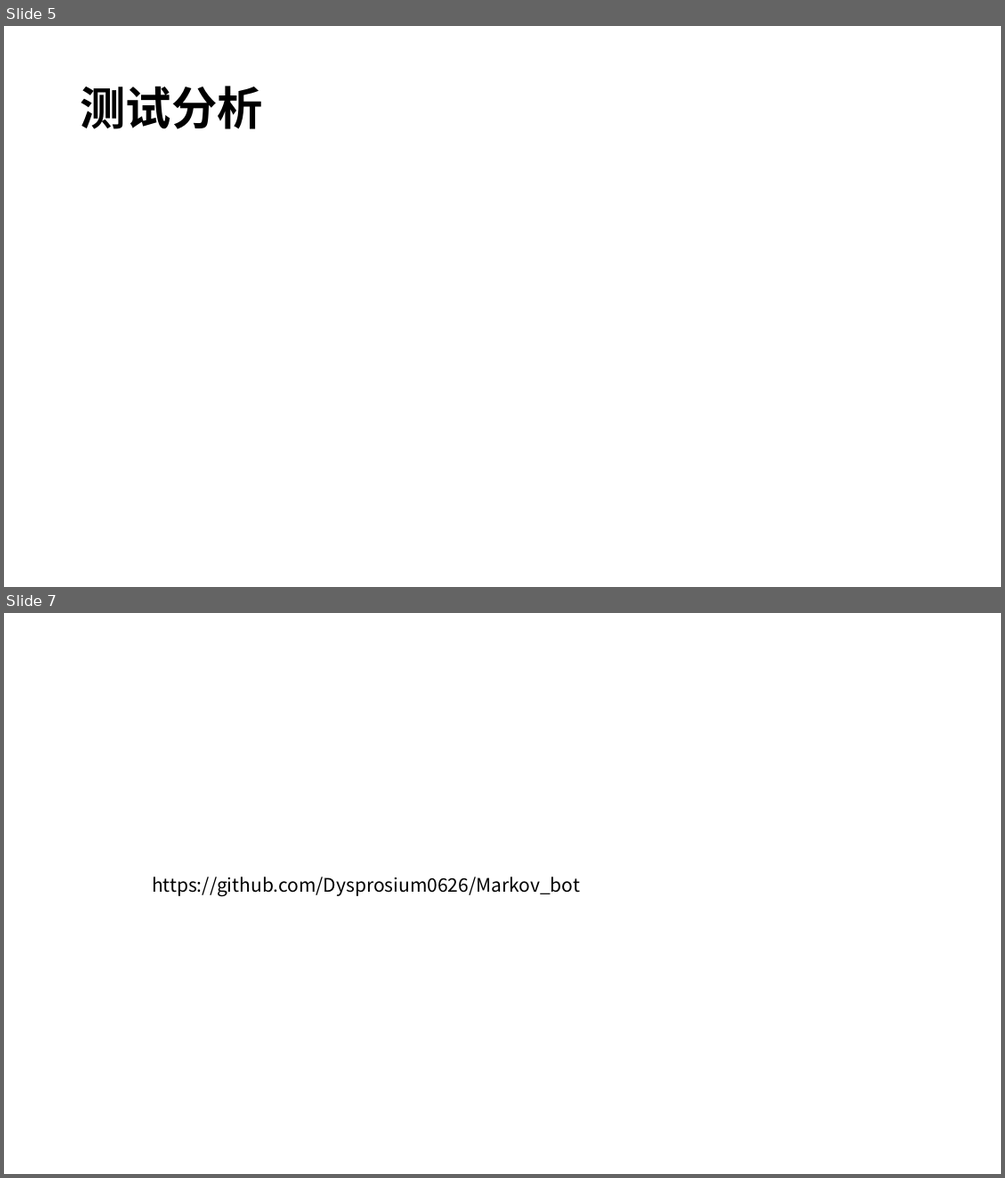
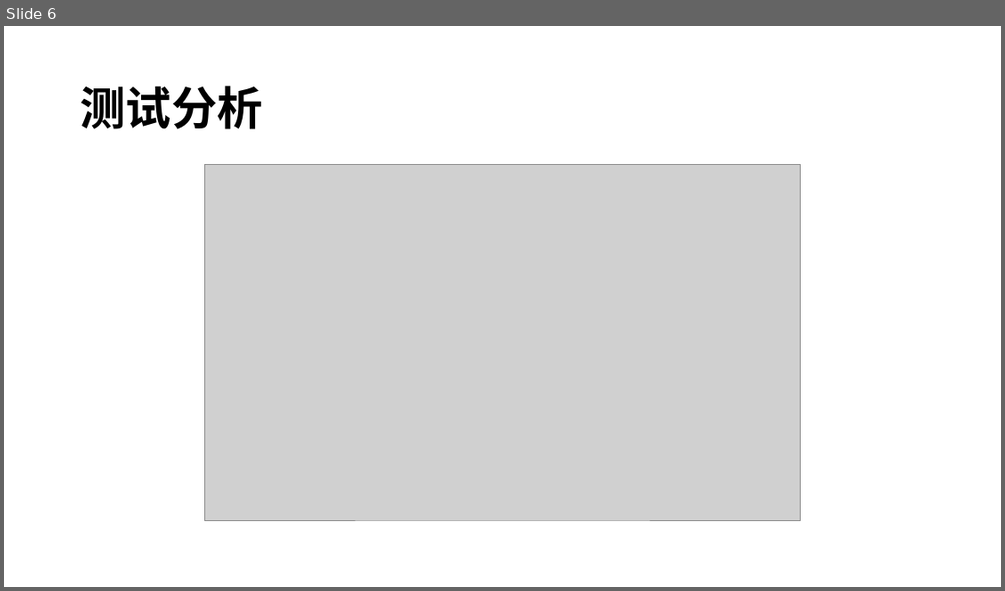
Before and after one commit to Dysprosium0626/Markov_bot, a slide deck: pre.pptx. Shown one above the other, each under a label of ours: slides 5 and 7 before the commit, slide 6 after it; the slides between them are not shown. The pictures are 1005x1178 and 1005x591 pixels, drawn with LibreOffice and Linux fonts; fonts in the diff are those of the drawing; grey boxes stand for pictures. Boxes give left, top, right and bottom in pixels: in the first picture for what was removed or moved away, otherwise in the second. Text is boxed around its words. In the diff, an @@ line names an element or a change of style, - is before the commit and + after.

```diff
--- a/pre.pptx
+++ b/pre.pptx
@@ slide 7 removed at (4, 613, 1001, 1174), background #FFFFFF @@
@@ text removed at (152, 876, 580, 896) @@
-https://github.com/Dysprosium0626/Markov_bot
@@ what was slide 5 is now slide 6 @@
@@ slide 6 changed as well @@
@@ picture added at (204, 164, 801, 520) @@
```
Also in this commit, not shown: 5 other slides changed, 5 slides added, 11 other files.
